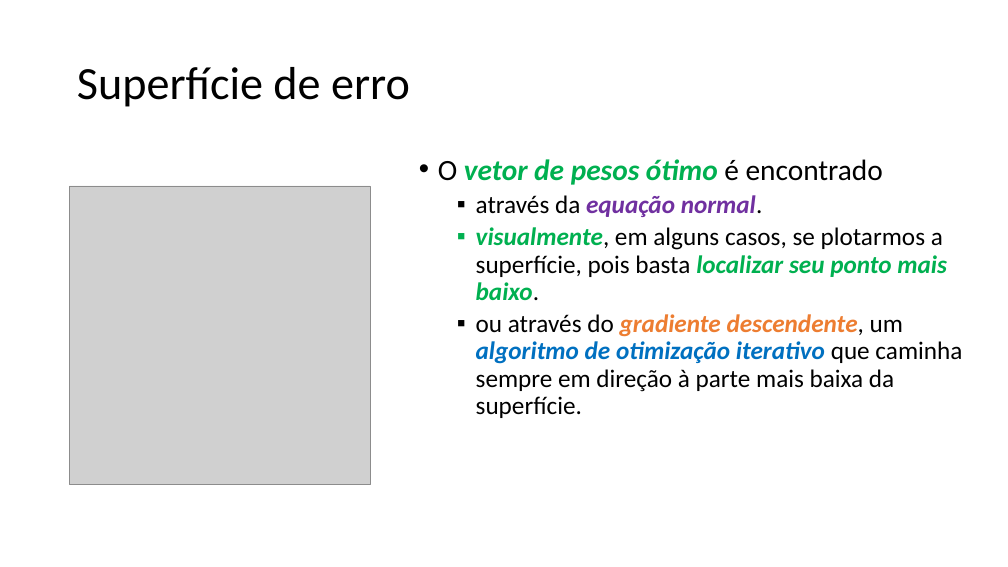
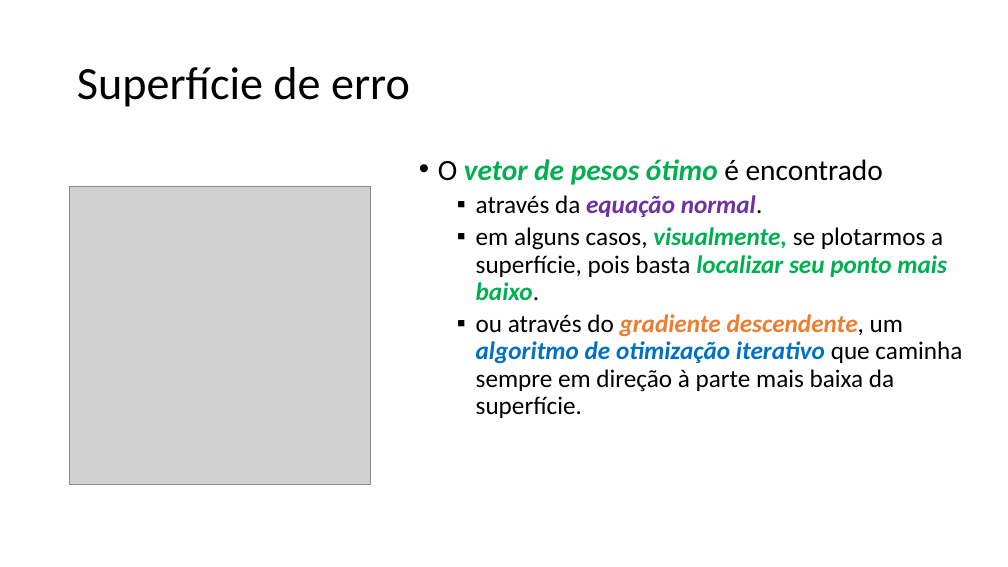
Before and after one commit to zz4fap/t319_aprendizado_de_maquina, a slide deck: slide 40 of slides/T319_Regressão_Linear (Parte I).pptx. Drawn at 1008x567 pixels with LibreOffice and Linux fonts; fonts in the diff are those of the drawing; grey boxes stand for pictures. Boxes give left, top, right and bottom in pixels: in the first picture for what was removed or moved away, otherwise in the second. Text is boxed around its words. In the diff, an @@ line names an element or a change of style, - is before the commit and + after.

Commit message:
update of slides

```diff
--- a/slides/T319_Regressão_Linear (Parte I).pptx
+++ b/slides/T319_Regressão_Linear (Parte I).pptx
@@ text at (476, 227, 947, 300): text changed @@
-  ▪ visualmente, em alguns casos, se plotarmos a superfície, pois basta localizar seu ponto mais baixo.
+  ▪ em alguns casos, visualmente, se plotarmos a superfície, pois basta localizar seu ponto mais baixo.
```
Also in this commit, not shown: 4 other slides changed, 1 other file.
